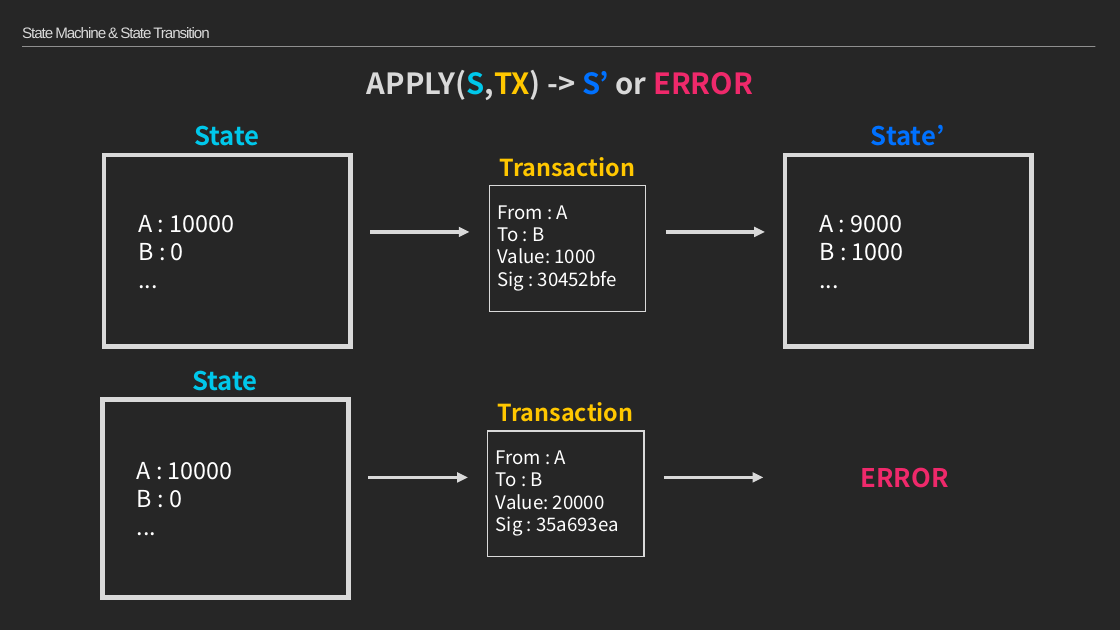
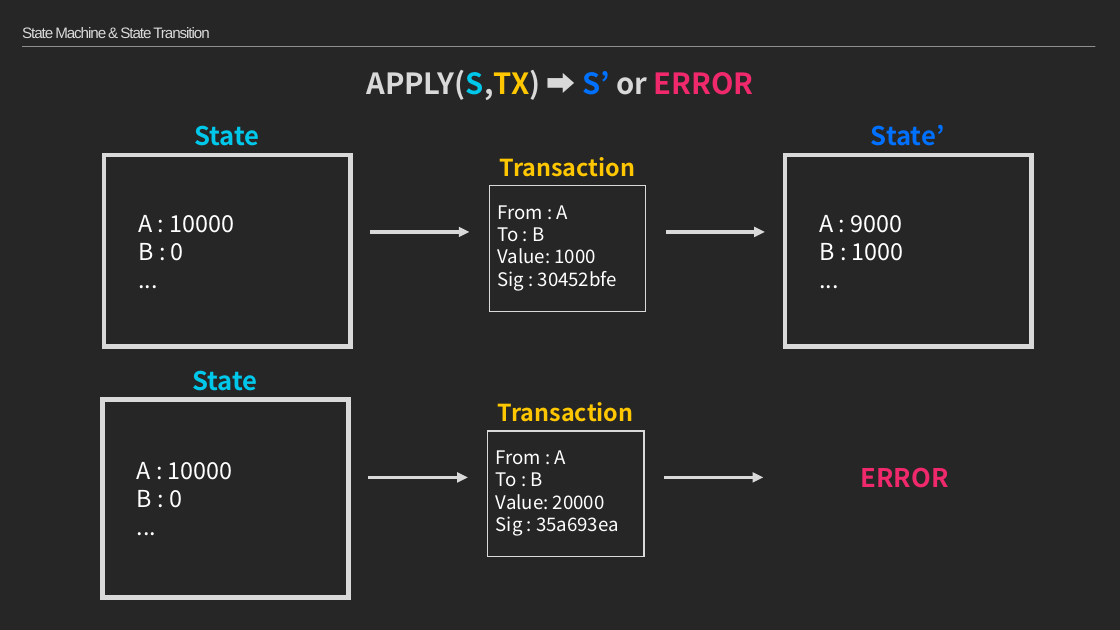
Before and after one commit to moss0801/blockchain-doc, a slide deck: slide 42 of General/Blockchain Part2.pptx. Drawn at 1120x630 pixels with LibreOffice and Linux fonts; fonts in the diff are those of the drawing. Boxes give left, top, right and bottom in pixels: in the first picture for what was removed or moved away, otherwise in the second. Text is boxed around its words. In the diff, an @@ line names an element or a change of style, - is before the commit and + after.

```diff
--- a/General/Blockchain Part2.pptx
+++ b/General/Blockchain Part2.pptx
@@ text at [366,70,754,100]: text changed @@
-APPLY(S,TX) -> S’ or ERROR
+APPLY(S,TX) ➡ S’ or ERROR
```
Also in this commit, not shown: 18 other slides changed, 22 slides added, 2 slides removed, 2 other files.
